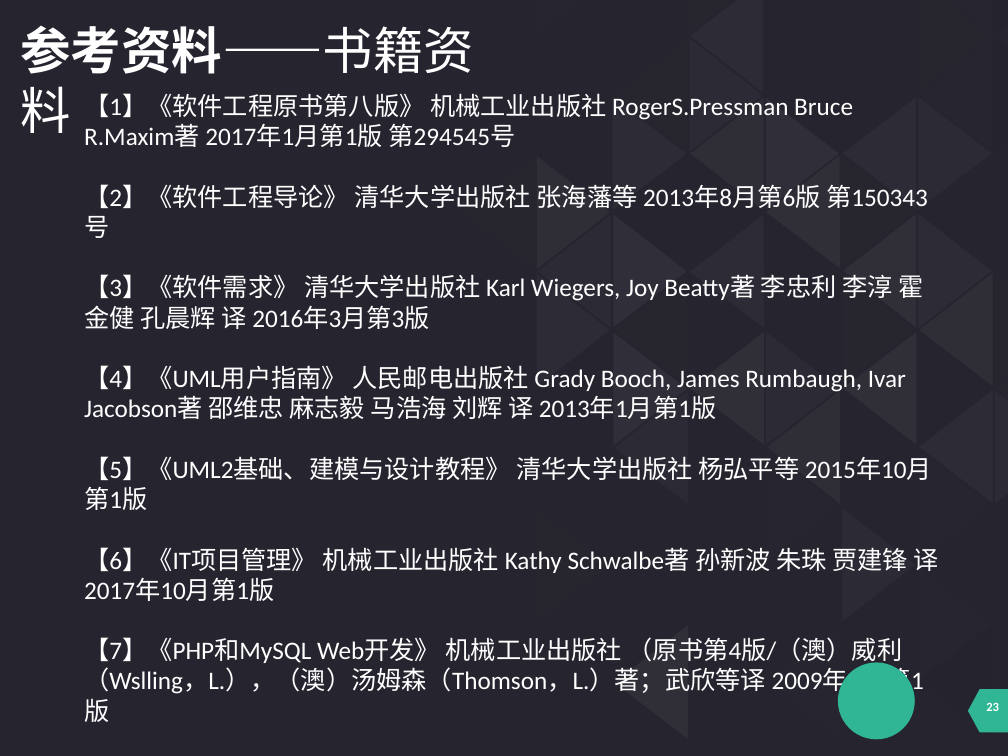
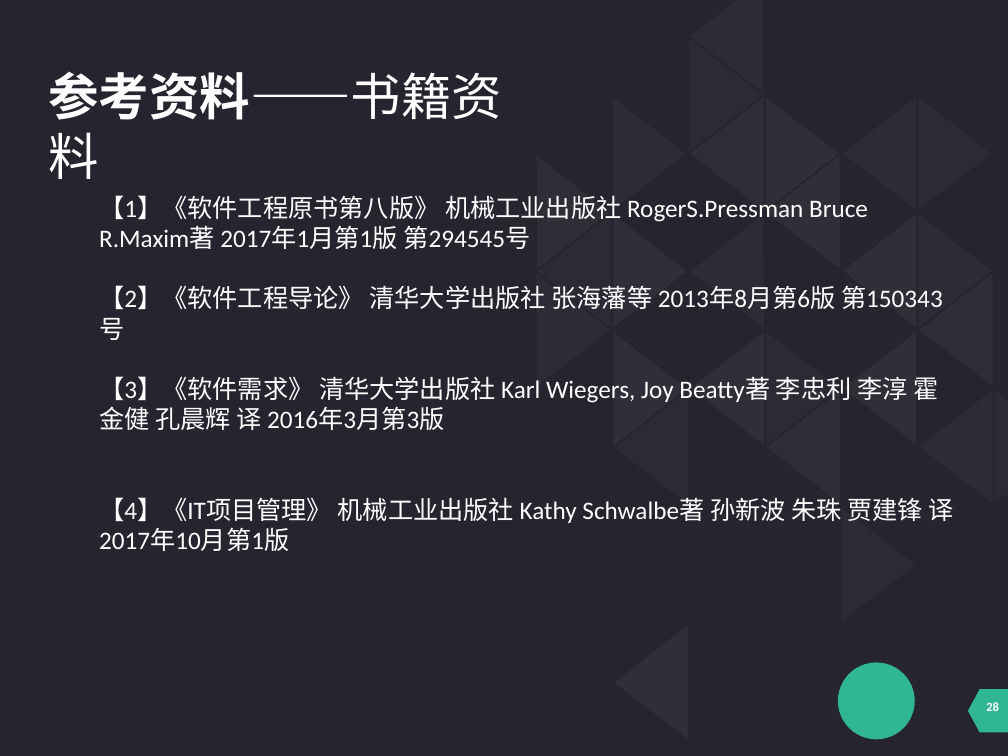
Before and after one commit to cchello/PRD2018-G01, a slide deck: slide 28 of 受控文档/需求管理阶段/PRD2018_G01_基于项目的案例教学系统需求变更评审PPT.pptx (slide 23 before the commit). Drawn at 1008x756 pixels with LibreOffice and Linux fonts; fonts in the diff are those of the drawing. Boxes give left, top, right and bottom in pixels: in the first picture for what was removed or moved away, otherwise in the second. Text is boxed around its words. In the diff, an @@ line names an element or a change of style, - is before the commit and + after.

```diff
--- a/受控文档/需求管理阶段/PRD2018_G01_基于项目的案例教学系统需求变更评审PPT.pptx
+++ b/受控文档/需求管理阶段/PRD2018_G01_基于项目的案例教学系统需求变更评审PPT.pptx
@@ text "参考资料——书籍资料": place and size @@
-text "参考资料——书籍资料" at <box>20,26,474,133</box>
+text "参考资料——书籍资料" at <box>48,72,502,179</box>
@@ text "【1】《软件工程原书第八版》 机械工业出版社 RogerS.Pressman Bruce R.Maxim著 ...": place and size @@
-text "【1】《软件工程原书第八版》 机械工业出版社 RogerS.Pressman Bruce R.Maxim著 ..." at <box>84,93,939,694</box>
+text "【1】《软件工程原书第八版》 机械工业出版社 RogerS.Pressman Bruce R.Maxim著 ..." at <box>99,195,954,551</box>
@@ text at <box>99,497,954,551</box>: text changed @@
-【4】《UML用户指南》 人民邮电出版社 Grady Booch, James Rumbaugh, Ivar Jacobson著 邵维忠 麻志毅 马浩海 刘辉 译 2013年1月第1版
-【5】《UML2基础、建模与设计教程》 清华大学出版社 杨弘平等 2015年10月第1版
-【6】《IT项目管理》 机械工业出版社 Kathy Schwalbe著 孙新波 朱珠 贾建锋 译 2017年10月第1版
-【7】《PHP和MySQL Web开发》 机械工业出版社 （原书第4版/（澳）威利（Wslling，L.），（澳）汤姆森（Thomson，L.）著；武欣等译 2009年4月第1版
+【4】《IT项目管理》 机械工业出版社 Kathy Schwalbe著 孙新波 朱珠 贾建锋 译 2017年10月第1版
@@ page number at <box>986,702,999,711</box>: text changed @@
-23
+28
```
Also in this commit, not shown: 6 other slides changed, 7 slides added, 1 slide removed, 3 other files.
